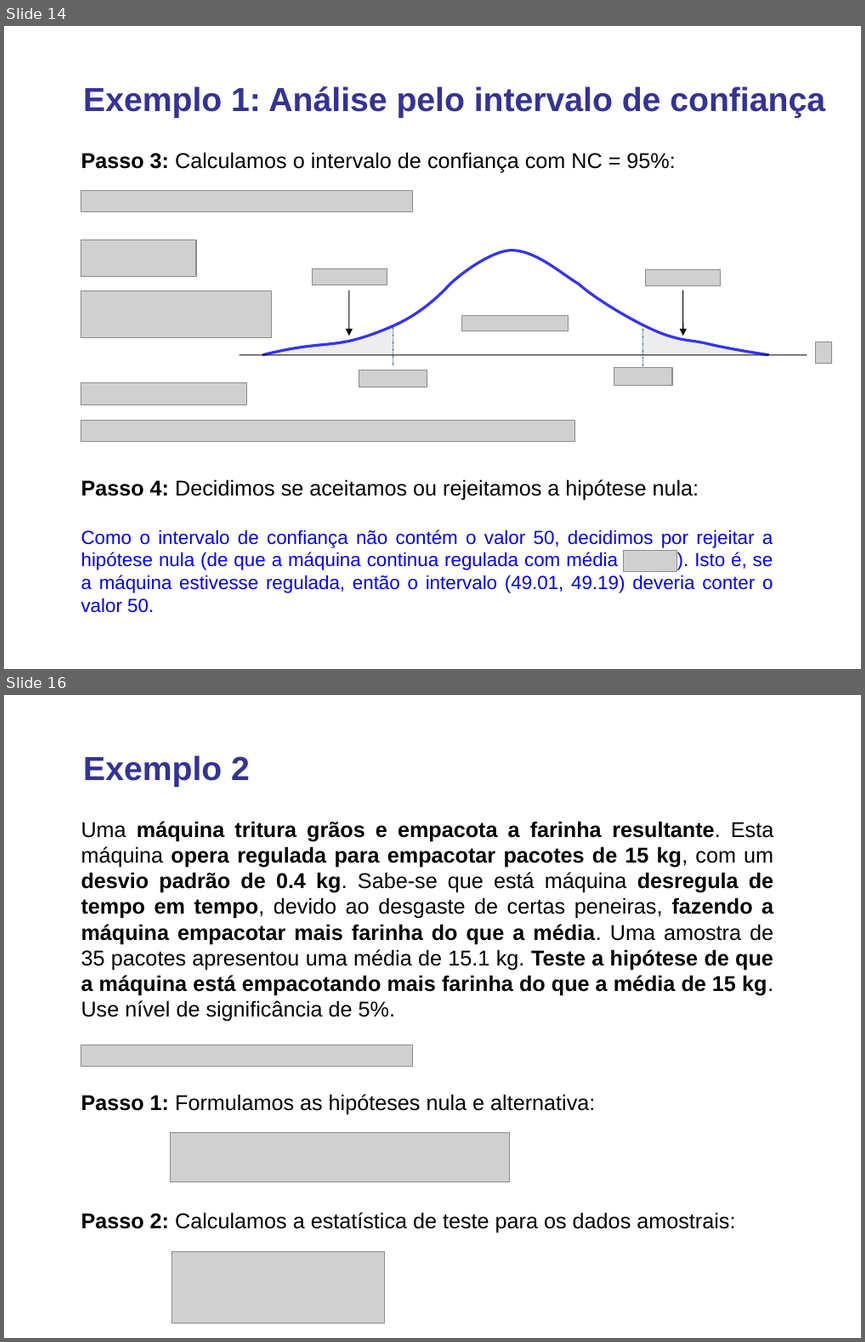
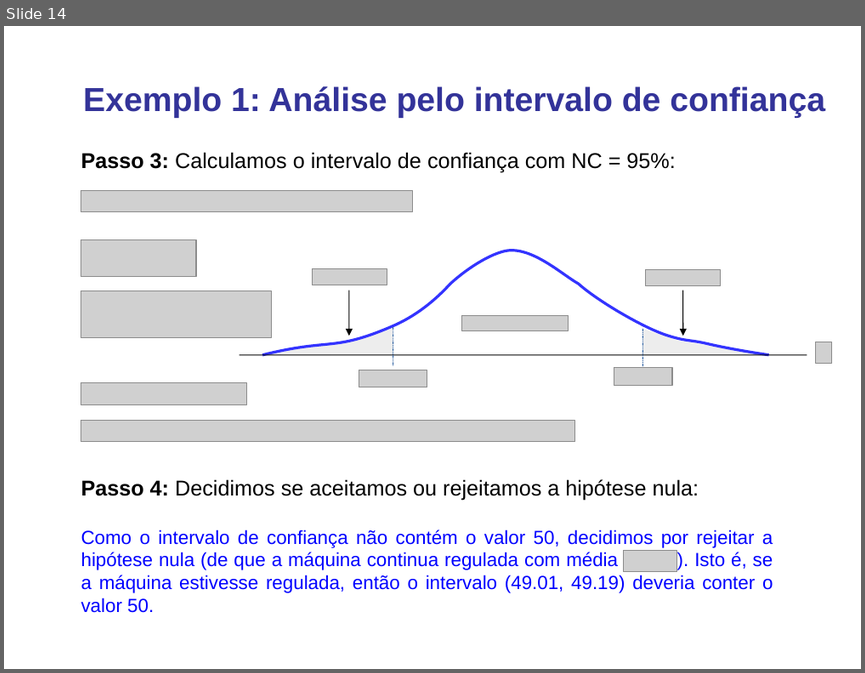
Before and after one commit to lansaviniec/estatistica, a slide deck: 8 teste_de_hipotese.ppt. Shown one above the other, each under a label of ours: slides 14 and 16 before the commit, slide 14 after it; the slides between them are not shown. The pictures are 865x1342 and 865x673 pixels, drawn with LibreOffice and Linux fonts; fonts in the diff are those of the drawing; grey boxes stand for pictures. Boxes give left, top, right and bottom in pixels: in the first picture for what was removed or moved away, otherwise in the second. Text is boxed around its words. In the diff, an @@ line names an element or a change of style, - is before the commit and + after.

```diff
--- a/8 teste_de_hipotese.ppt
+++ b/8 teste_de_hipotese.ppt
@@ slide 16 removed at [4,695,861,1338], background #FFFFFF @@
@@ text removed at [83,755,250,787] @@
-Exemplo 2
@@ text removed at [81,821,773,1021] @@
-Uma máquina tritura grãos e empacota a farinha resultante. Esta máquina opera regulada para empacotar pacotes de 15 kg, com um desvio padrão de 0.4 kg. Sabe-se que está máquina desregula de tempo em tempo, devido ao desgaste de certas peneiras, fazendo a máquina empacotar mais farinha do que a média. Uma amostra de 35 pacotes apresentou uma média de 15.1 kg. Teste a hipótese de que a máquina está empacotando mais farinha do que a média de 15 kg. Use nível de significância de 5%.
@@ picture removed at [81,1045,413,1066] @@
@@ text removed at [81,1094,595,1115] @@
-Passo 1: Formulamos as hipóteses nula e alternativa:
@@ picture removed at [171,1133,510,1183] @@
@@ text removed at [81,1212,735,1233] @@
-Passo 2: Calculamos a estatística de teste para os dados amostrais:
@@ picture removed at [172,1251,384,1322] @@
```
Also in this commit, not shown: 8 slides changed, 12 slides added, 1 other file.
